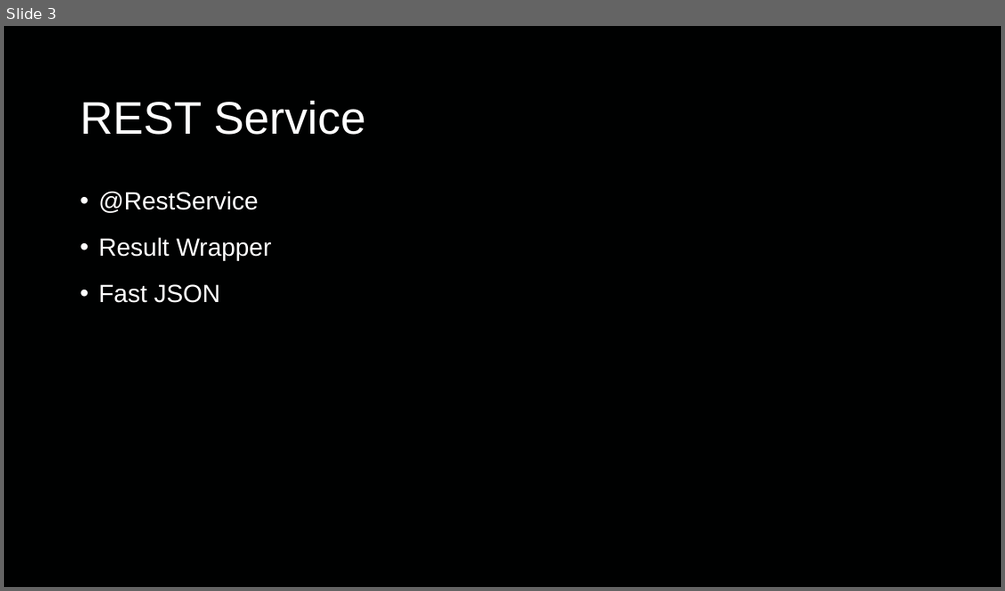
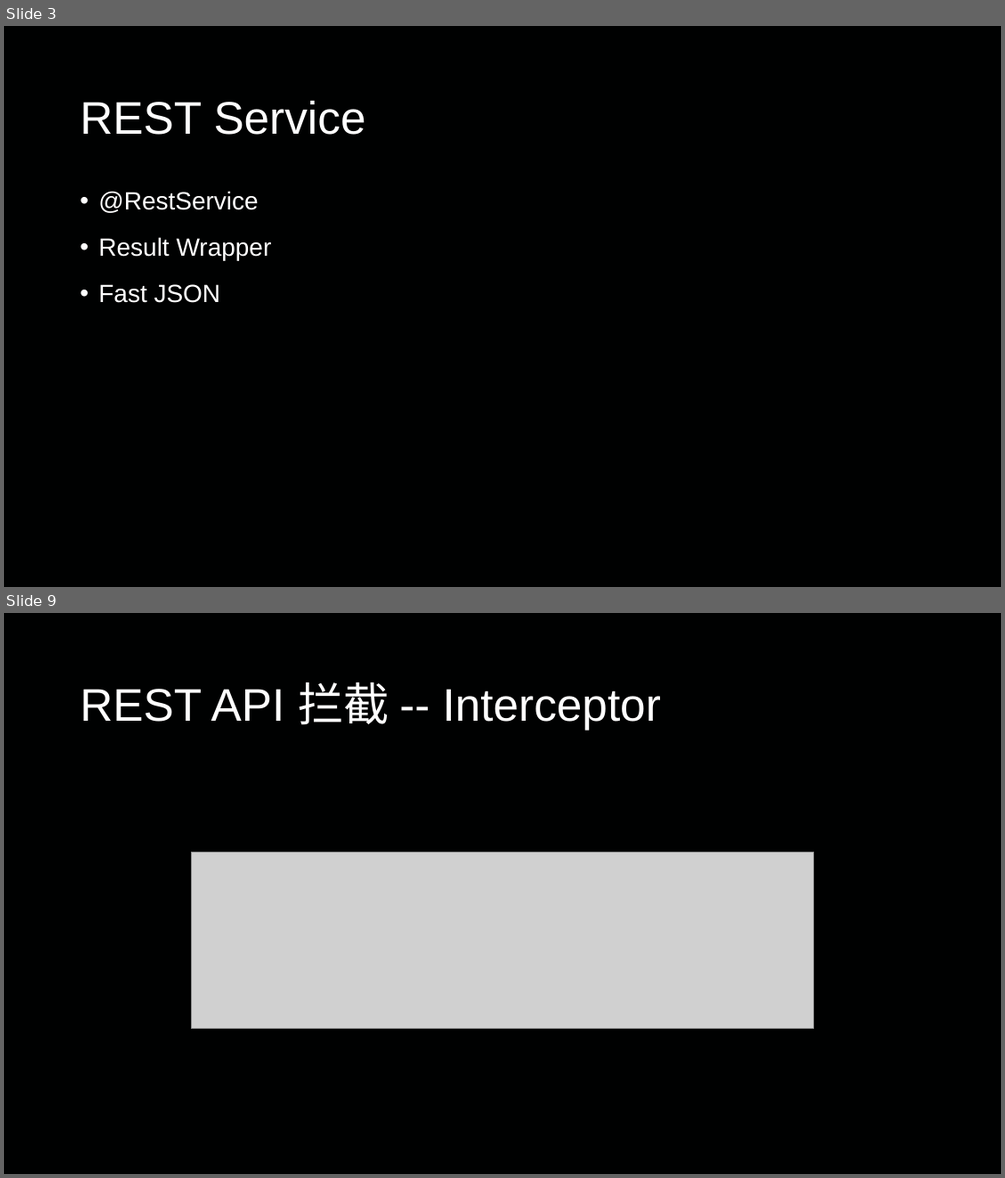
Before and after one commit to jungle0127/SpringBootLearning, a slide deck: FirstDemo/SpringBootIntroduction.pptx. Shown one above the other, each under a label of ours: slide 3 before the commit, slides 3 and 9 after it; the slides between them are not shown. The pictures are 1005x591 and 1005x1178 pixels, drawn with LibreOffice and Linux fonts; fonts in the diff are those of the drawing; grey boxes stand for pictures. Boxes give left, top, right and bottom in pixels: in the first picture for what was removed or moved away, otherwise in the second. Text is boxed around its words. In the diff, an @@ line names an element or a change of style, - is before the commit and + after.

```diff
--- a/FirstDemo/SpringBootIntroduction.pptx
+++ b/FirstDemo/SpringBootIntroduction.pptx
@@ slide 9 added at bbox=[4, 613, 1001, 1174], background #000101 @@
@@ title added at bbox=[80, 682, 661, 730], 44 pt, text #FFFFFF @@
+REST API 拦截 -- Interceptor
@@ picture added at bbox=[191, 852, 813, 1028] @@
```
Also in this commit, not shown: 7 other slides added, 5 other files.
